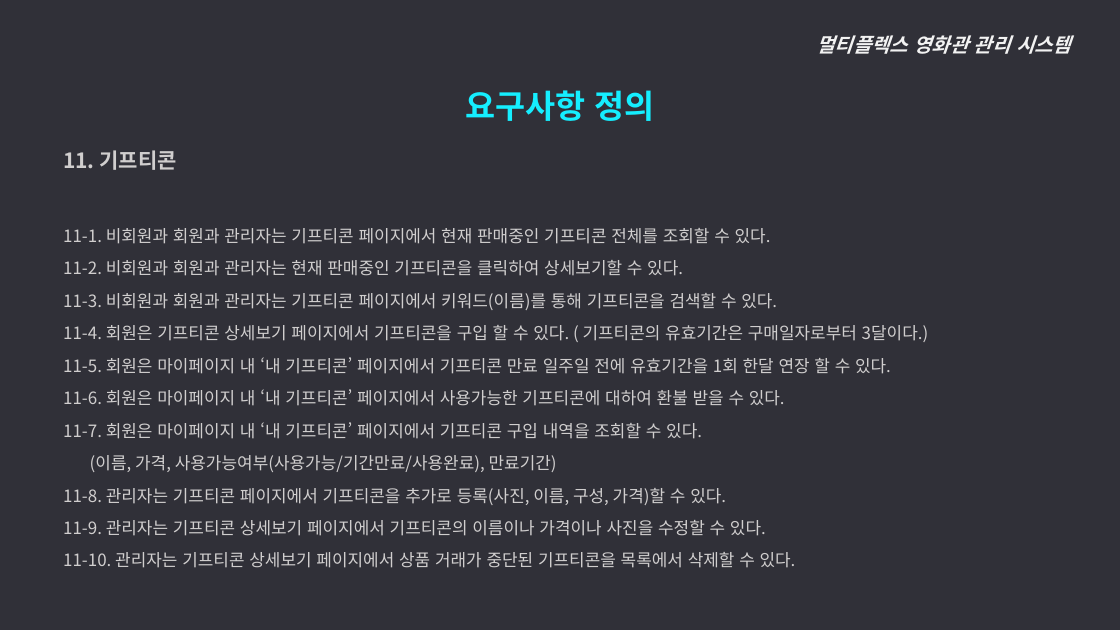
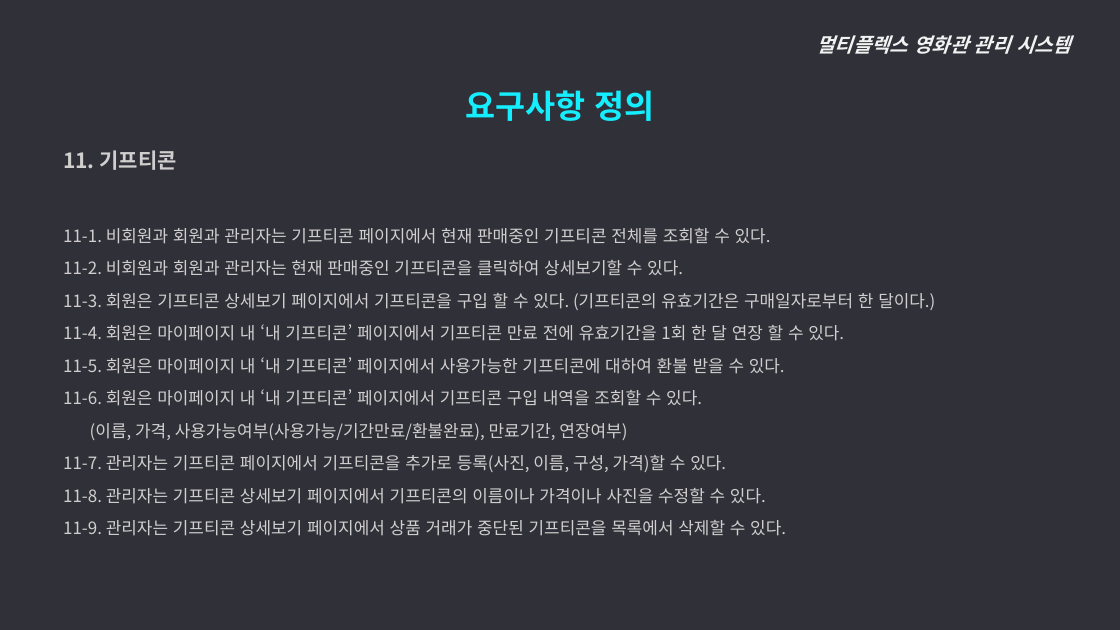
Before and after one commit to ywc-412/MultiplexTeamProject, a slide deck: slide 32 of 개발문서/2조 발표자료.pptx. Drawn at 1120x630 pixels with LibreOffice and Linux fonts; fonts in the diff are those of the drawing. Boxes give left, top, right and bottom in pixels: in the first picture for what was removed or moved away, otherwise in the second. Text is boxed around its words. In the diff, an @@ line names an element or a change of style, - is before the commit and + after.

```diff
--- a/개발문서/2조 발표자료.pptx
+++ b/개발문서/2조 발표자료.pptx
@@ text at (63,293,935,536): text changed @@
-  11-3. 비회원과 회원과 관리자는 기프티콘 페이지에서 키워드(이름)를 통해 기프티콘을 검색할 수 있다.
-  11-4. 회원은 기프티콘 상세보기 페이지에서 기프티콘을 구입 할 수 있다. ( 기프티콘의 유효기간은 구매일자로부터 3달이다.)
-  11-5. 회원은 마이페이지 내 ‘내 기프티콘’ 페이지에서 기프티콘 만료 일주일 전에 유효기간을 1회 한달 연장 할 수 있다.
-  11-6. 회원은 마이페이지 내 ‘내 기프티콘’ 페이지에서 사용가능한 기프티콘에 대하여 환불 받을 수 있다.
-  11-7. 회원은 마이페이지 내 ‘내 기프티콘’ 페이지에서 기프티콘 구입 내역을 조회할 수 있다.
-  (이름, 가격, 사용가능여부(사용가능/기간만료/사용완료), 만료기간)
-  11-8. 관리자는 기프티콘 페이지에서 기프티콘을 추가로 등록(사진, 이름, 구성, 가격)할 수 있다.
-  11-9. 관리자는 기프티콘 상세보기 페이지에서 기프티콘의 이름이나 가격이나 사진을 수정할 수 있다.
-  11-10. 관리자는 기프티콘 상세보기 페이지에서 상품 거래가 중단된 기프티콘을 목록에서 삭제할 수 있다.
+  11-3. 회원은 기프티콘 상세보기 페이지에서 기프티콘을 구입 할 수 있다. (기프티콘의 유효기간은 구매일자로부터 한 달이다.)
+  11-4. 회원은 마이페이지 내 ‘내 기프티콘’ 페이지에서 기프티콘 만료 전에 유효기간을 1회 한 달 연장 할 수 있다.
+  11-5. 회원은 마이페이지 내 ‘내 기프티콘’ 페이지에서 사용가능한 기프티콘에 대하여 환불 받을 수 있다.
+  11-6. 회원은 마이페이지 내 ‘내 기프티콘’ 페이지에서 기프티콘 구입 내역을 조회할 수 있다.
+  (이름, 가격, 사용가능여부(사용가능/기간만료/환불완료), 만료기간, 연장여부)
+  11-7. 관리자는 기프티콘 페이지에서 기프티콘을 추가로 등록(사진, 이름, 구성, 가격)할 수 있다.
+  11-8. 관리자는 기프티콘 상세보기 페이지에서 기프티콘의 이름이나 가격이나 사진을 수정할 수 있다.
+  11-9. 관리자는 기프티콘 상세보기 페이지에서 상품 거래가 중단된 기프티콘을 목록에서 삭제할 수 있다.
```
Also in this commit, not shown: 1 other slide changed, 1 slide added, 1 slide removed, 1 other file.
